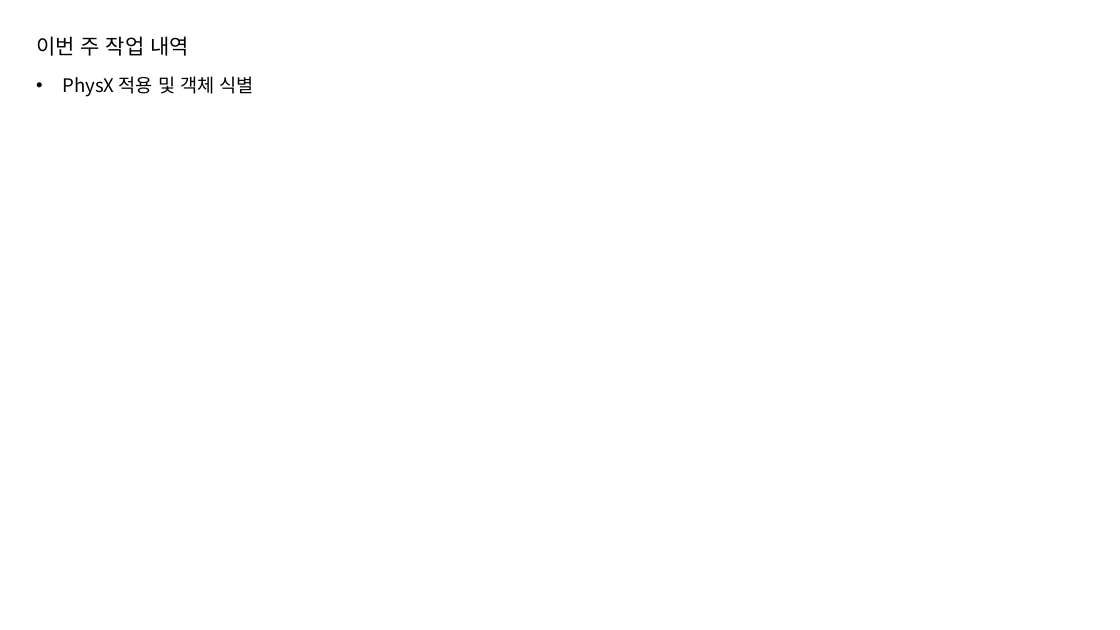
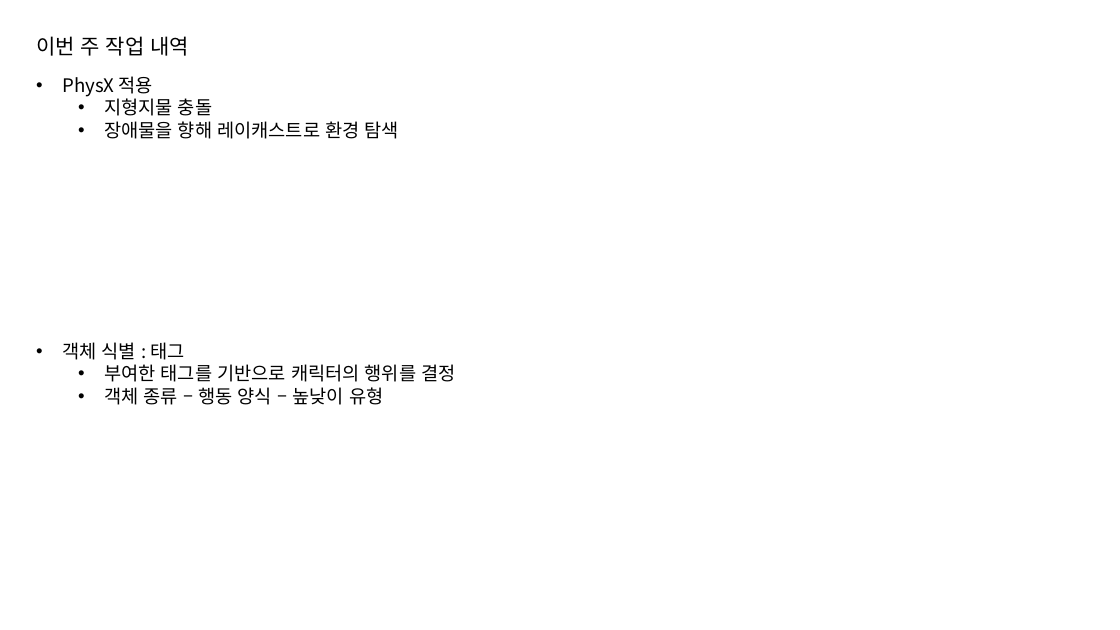
Before and after one commit to jhk0701/PA26-Character-Animation-Parkour, a slide deck: slide 3 of PPT/week2.pptx. Drawn at 1120x630 pixels with LibreOffice and Linux fonts; fonts in the diff are those of the drawing. Boxes give left, top, right and bottom in pixels: in the first picture for what was removed or moved away, otherwise in the second. Text is boxed around its words. In the diff, an @@ line names an element or a change of style, - is before the commit and + after.

```diff
--- a/PPT/week2.pptx
+++ b/PPT/week2.pptx
@@ text at (62, 76, 399, 139): text changed @@
-• PhysX 적용 및 객체 식별
+• PhysX 적용
+  • 지형지물 충돌
+  • 장애물을 향해 레이캐스트로 환경 탐색
@@ text added at (62, 342, 455, 405), 16 pt, text #000000 @@
+• 객체 식별 : 태그
+  • 부여한 태그를 기반으로 캐릭터의 행위를 결정
+  • 객체 종류 – 행동 양식 – 높낮이 유형
```
Also in this commit, not shown: 3 other slides changed, 1 other file.
